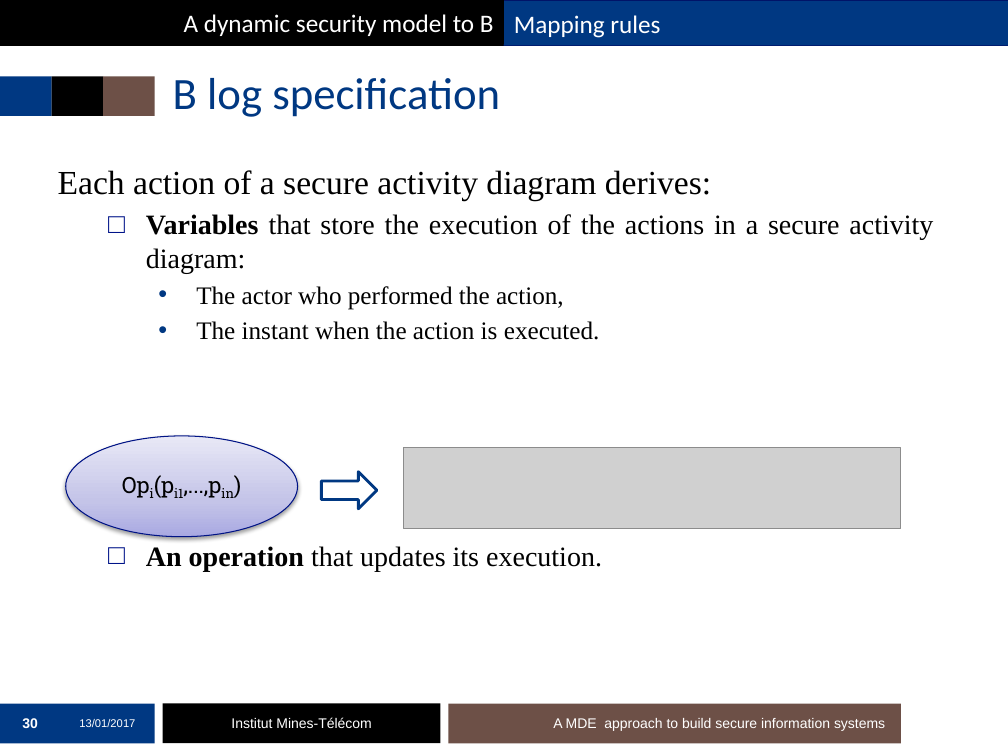
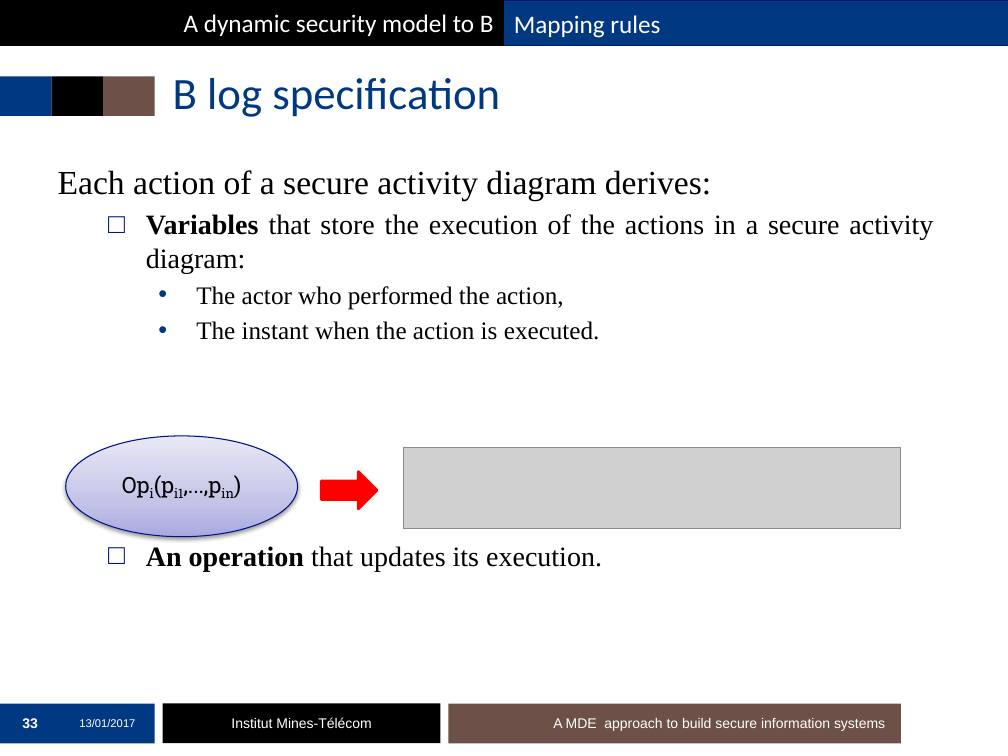
Before and after one commit to mai-ng/phdDefense, a slide deck: slide 33 of slides/presentation-defense.pptx (slide 30 before the commit). Drawn at 1008x756 pixels with LibreOffice and Linux fonts; fonts in the diff are those of the drawing; grey boxes stand for pictures; background and template pictures are left out. Boxes give left, top, right and bottom in pixels: in the first picture for what was removed or moved away, otherwise in the second. Text is boxed around its words. In the diff, an @@ line names an element or a change of style, - is before the commit and + after.

```diff
--- a/slides/presentation-defense.pptx
+++ b/slides/presentation-defense.pptx
@@ right arrow at (322,472,377,509): fill #FFFFFF to #FF0000; outline #003882 2 pt to #FF0000 2 pt @@
@@ page number at (22,718,38,728): text changed @@
-30
+33
```
Also in this commit, not shown: 26 other slides changed, 3 slides added.
